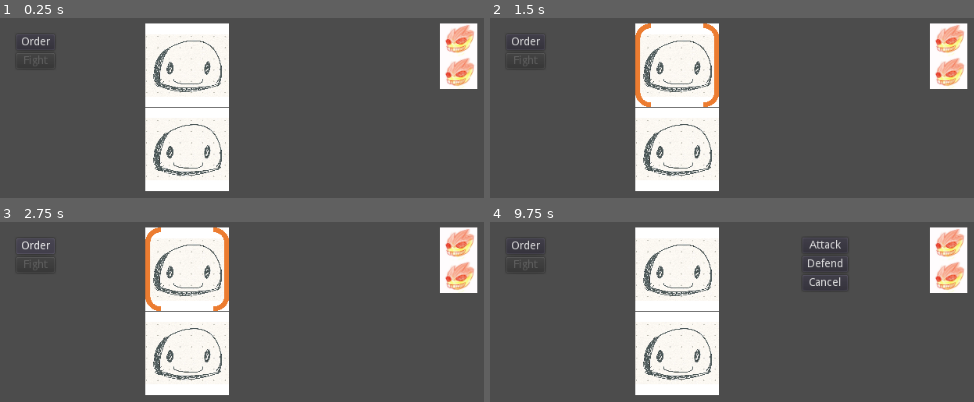
Above: before the commit, frames 1-4 (two rows, left to right).
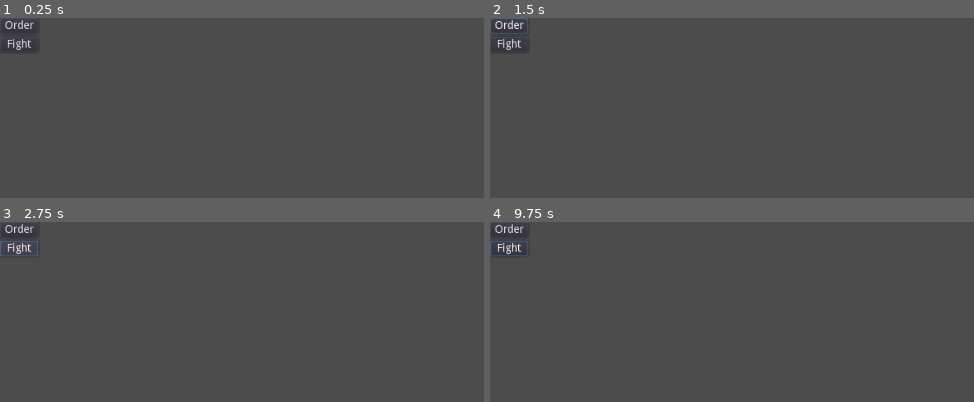
Above: after the commit, the same moments.

Repository: tangweejieleslie/phoenix_journey
Game: Godot game, scene res://BattleManager.tscn
Same seed, same stepped clock (60 frames per second), same inputs: the game is played once before the commit and once after it. Before the commit the project starts from res://Battle_v2/1_BattleManager.tscn.
Inputs (mouse positions are in pixels of both pictures, inside the frame that each line leads up to):
- Up to frame 1 (0.25 s): no input
- Up to frame 2 (1.5 s): click "Order" at 0.5 s; click (678, 64) at 1.27 s
- Up to frame 3 (2.75 s): click (19, 249) at 2 s, where only the run after the commit has a clickable "Fight"
- Up to frame 4 (9.75 s): click (678, 353) at 2.77 s; click "Order" at 3.5 s; click (678, 268) at 4.27 s; click (509, 249) at 5 s, where only the run after the commit has a clickable "Fight"; click (678, 353) at 5.77 s; click "Order" at 6.5 s; click (678, 268) at 7.27 s; click (509, 249) at 8 s, where only the run after the commit has a clickable "Fight"; click (678, 353) at 8.77 s; tap Enter at 9.5 s

The runs differ from the first frame. In frame 1, 19% of the frame differs, in the area x 0-99%, y 1-97%; in frame 2, 19%; in frame 3, 19%; in frame 4, 20%.

Commit message:
setup actions signal and connect to battle manager

Diff:
--- a/Godot Working Folder/Battle_v2/2b_SkillSelection.gd
+++ b/Godot Working Folder/ActionsLayout.gd
@@ -8,18 +8,21 @@
 
 # Called when the node enters the scene tree for the first time.
 func _ready():
-	AddSkill("Attack")
-	AddSkill("Defend")
-	AddSkill("Cancel")
 	pass # Replace with function body.
 
-
-func AddSkill(skillname):
-	var SkillButton = preload("res://Battle_v2/2b_a_SkillButton.tscn")
-	var s = SkillButton.instance()
-	s.text = skillname
-	add_child(s)
 
 # Called every frame. 'delta' is the elapsed time since the previous frame.
 #func _process(delta):
 #	pass
+
+signal InvokeOrder
+
+func _on_OrderButton_pressed():
+	emit_signal("InvokeOrder")
+	pass # Replace with function body.
+
+signal InvokeFight
+
+func _on_FightButton_pressed():
+	emit_signal("InvokeFight")
+	pass # Replace with function body.
--- /dev/null
+++ b/Godot Working Folder/ActionsLayout.tscn
@@ -0,0 +1,25 @@
+[gd_scene load_steps=2 format=2]
+
+[ext_resource path="res://ActionsLayout.gd" type="Script" id=1]
+
+[node name="ActionsLayout" type="GridContainer"]
+margin_right = 40.0
+margin_bottom = 40.0
+script = ExtResource( 1 )
+__meta__ = {
+"_edit_use_anchors_": false
+}
+
+[node name="OrderButton" type="Button" parent="."]
+margin_right = 49.0
+margin_bottom = 20.0
+text = "Order"
+
+[node name="FightButton" type="Button" parent="."]
+margin_top = 24.0
+margin_right = 49.0
+margin_bottom = 44.0
+text = "Fight"
+
+[connection signal="pressed" from="OrderButton" to="." method="_on_OrderButton_pressed"]
+[connection signal="pressed" from="FightButton" to="." method="_on_FightButton_pressed"]
--- a/Godot Working Folder/Battle/1_LandingScreen.gd
+++ /dev/null
@@ -1,38 +0,0 @@
-extends Node2D
-
-class_name LandingScreen
-# Declare member variables here. Examples:
-# var a = 2
-# var b = "text"
-
-
-# Called when the node enters the scene tree for the first time.
-func _ready():
-	$Ally.DisableAll()
-	InitSkills()
-	pass # Replace with function body.
-
-func DisableAll():
-	print($Ally.get_children())
-
-
-func InitAllies():
-	pass
-
-# Called every frame. 'delta' is the elapsed time since the previous frame.
-#func _process(delta):
-#	pass
-func InitSkills():
-	for child in $Ally.get_node("GridContainer").get_children():
-		print(child)
-
-
-func _on_Order_pressed():
-	$Ally.EnableAll()
-	$Ally.FocusFirstUnit()
-	pass # Replace with function body.
-
-
-func handleSkillSelection(skill, target):
-	print("this is in Landing Screen")
-	print(skill, target)
--- a/Godot Working Folder/Battle/1_LandingScreen.tscn
+++ /dev/null
@@ -1,36 +0,0 @@
-[gd_scene load_steps=3 format=2]
-
-[ext_resource path="res://Battle/2_TargetSelectionScene.tscn" type="PackedScene" id=1]
-[ext_resource path="res://Battle/1_LandingScreen.gd" type="Script" id=2]
-
-[node name="BattleScene" type="Node2D"]
-script = ExtResource( 2 )
-
-[node name="Order" type="Button" parent="."]
-margin_left = 32.6838
-margin_top = 22.7043
-margin_right = 180.684
-margin_bottom = 67.7043
-text = "Order"
-__meta__ = {
-"_edit_use_anchors_": false
-}
-
-[node name="Fight" type="Button" parent="."]
-margin_left = 32.6838
-margin_top = 88.7755
-margin_right = 180.684
-margin_bottom = 133.775
-disabled = true
-text = "Fight"
-__meta__ = {
-"_edit_use_anchors_": false
-}
-
-[node name="Ally" parent="." instance=ExtResource( 1 )]
-position = Vector2( 240.688, 22.653 )
-
-[node name="Enemy" parent="." instance=ExtResource( 1 )]
-position = Vector2( 765.482, 22.653 )
-
-[connection signal="pressed" from="Order" to="." method="_on_Order_pressed"]
--- a/Godot Working Folder/Battle/2_TargetSelectionScene.gd
+++ /dev/null
@@ -1,34 +0,0 @@
-extends Node2D
-
-# Called when the node enters the scene tree for the first time.
-func _ready():
-	# FocusFirstUnit()
-	pass # Replace with function body.
-
-func initUnits(Units):
-	var UnitScene = preload("res://Battle/Unit_Placeholder.tscn")
-
-	for unit in Units:
-		var UnitPlaceholder = UnitScene.instance()
-		# UnitScene.text = skill
-		# $GridContainer.add_child(SkillPlaceholder)
-		# var LandingScreen = get_tree().get_root()
-		# SkillPlaceholder.connect("SkillSelected", LandingScreen, "handleSkillSelection", [skill, "test"])
-
-
-func DisableAll():
-	for child in $GridContainer.get_children():
-		child.get_node("TextureButton").disabled = true
-		child.get_node("TextureButton").focus_mode =Control.FOCUS_NONE
-
-func EnableAll():
-	for child in $GridContainer.get_children():
-		child.get_node("TextureButton").disabled = false
-		child.get_node("TextureButton").focus_mode =Control.FOCUS_ALL
-
-func FocusFirstUnit():
-	$GridContainer/UnitPlaceholder/TextureButton.grab_focus()
-
-# Called every frame. 'delta' is the elapsed time since the previous frame.
-#func _process(delta):
-#	pass
--- a/Godot Working Folder/Battle/2_TargetSelectionScene.tscn
+++ /dev/null
@@ -1,13 +0,0 @@
-[gd_scene load_steps=2 format=2]
-
-[ext_resource path="res://Battle/2_TargetSelectionScene.gd" type="Script" id=3]
-
-[node name="TargetSelectionScene" type="Node2D"]
-script = ExtResource( 3 )
-
-[node name="GridContainer" type="GridContainer" parent="."]
-margin_right = 172.0
-margin_bottom = 447.0
-__meta__ = {
-"_edit_use_anchors_": false
-}
--- a/Godot Working Folder/Battle/3_SkillSelectionScene.gd
+++ /dev/null
@@ -1,28 +0,0 @@
-extends Node2D
-
-
-# Declare member variables here. Examples:
-# var a = 2
-# var b = "text"
-
-# Called when the node enters the scene tree for the first time.
-func _ready():
-	# var Skills = ["Attack", "Defend", "Blaze Ball", "Heal"]
-	# InitSkills(Skills)
-	pass # Replace with function body.
-
-# Signal selected skill, emit to landing screen. landing screen will trigger target selection, based on whether skill targets ally or enemy
-# signal SkillSelected(name, target)
-
-func InitSkills(Skills, initScene):
-	var SkillScene = preload("res://Battle/Skill_Placeholder.tscn")
-
-	for skill in Skills:
-		var SkillPlaceholder = SkillScene.instance()
-		SkillPlaceholder.text = skill
-		$GridContainer.add_child(SkillPlaceholder)
-		var LandingScreen = get_tree().get_root()
-		SkillPlaceholder.connect("SkillSelected", LandingScreen, "handleSkillSelection", [skill, "test"])
-# Called every frame. 'delta' is the elapsed time since the previous frame.
-#func _process(delta):
-#	pass
--- a/Godot Working Folder/Battle/3_SkillSelectionScene.tscn
+++ /dev/null
@@ -1,14 +0,0 @@
-[gd_scene load_steps=2 format=2]
-
-[ext_resource path="res://Battle/3_SkillSelectionScene.gd" type="Script" id=2]
-
-[node name="SkillSelection" type="Node2D"]
-script = ExtResource( 2 )
-
-[node name="GridContainer" type="GridContainer" parent="."]
-margin_right = 312.0
-margin_bottom = 164.0
-size_flags_vertical = 3
-__meta__ = {
-"_edit_use_anchors_": false
-}
--- a/Godot Working Folder/Battle/Skill_Placeholder.gd
+++ /dev/null
@@ -1,25 +0,0 @@
-extends Button
-
-
-# Declare member variables here. Examples:
-# var a = 2
-# var b = "text"
-
-
-# Called when the node enters the scene tree for the first time.
-func _ready():
-	pass # Replace with function body.
-
-
-# Called every frame. 'delta' is the elapsed time since the previous frame.
-#func _process(delta):
-#	pass
-
-signal SkillSelected(name, target)
-
-func _on_Skill_Placeholder_pressed():
-	print("Skill selected")
-	var skillname = self.text
-	var target = "enemy"
-	emit_signal("SkillSelected")
-	pass # Replace with function body.
--- a/Godot Working Folder/Battle/Skill_Placeholder.tscn
+++ /dev/null
@@ -1,14 +0,0 @@
-[gd_scene load_steps=2 format=2]
-
-[ext_resource path="res://Battle/Skill_Placeholder.gd" type="Script" id=1]
-
-[node name="Skill_Placeholder" type="Button"]
-margin_right = 312.0
-margin_bottom = 20.0
-text = "Skill Name ABC"
-script = ExtResource( 1 )
-__meta__ = {
-"_edit_use_anchors_": false
-}
-
-[connection signal="pressed" from="." to="." method="_on_Skill_Placeholder_pressed"]
--- a/Godot Working Folder/Battle/Unit_Placeholder.gd
+++ /dev/null
@@ -1,14 +0,0 @@
-extends ColorRect
-
-# Called when the node enters the scene tree for the first time.
-func _ready():
-	LoadUnitData()
-	pass # Replace with function body.
-
-func LoadUnitData():
-	var image = load("res://Battle/sample_resources/monster_design_1.png")
-	$TextureButton.texture_normal = image
-
-func _on_TextureButton_pressed():
-	$SkillSelection.visible = true
-	pass # Replace with function body.
--- a/Godot Working Folder/Battle/Unit_Placeholder.tscn
+++ /dev/null
@@ -1,31 +0,0 @@
-[gd_scene load_steps=4 format=2]
-
-[ext_resource path="res://Battle/sample_resources/selected_border_thicker.png" type="Texture" id=1]
-[ext_resource path="res://Battle/3_SkillSelectionScene.tscn" type="PackedScene" id=2]
-[ext_resource path="res://Battle/Unit_Placeholder.gd" type="Script" id=3]
-
-[node name="UnitPlaceholder" type="ColorRect"]
-margin_right = 100.0
-margin_bottom = 100.0
-rect_min_size = Vector2( 100, 100 )
-size_flags_horizontal = 0
-size_flags_vertical = 0
-script = ExtResource( 3 )
-__meta__ = {
-"_edit_use_anchors_": false
-}
-
-[node name="TextureButton" type="TextureButton" parent="."]
-margin_right = 2148.0
-margin_bottom = 2148.0
-rect_scale = Vector2( 0.045, 0.045 )
-texture_focused = ExtResource( 1 )
-__meta__ = {
-"_edit_use_anchors_": false
-}
-
-[node name="SkillSelection" parent="." instance=ExtResource( 2 )]
-visible = false
-position = Vector2( 117.468, 3.1748 )
-
-[connection signal="pressed" from="TextureButton" to="." method="_on_TextureButton_pressed"]
--- /dev/null
+++ b/Godot Working Folder/BattleManager.gd
@@ -0,0 +1,32 @@
+extends Node2D
+
+# Listen to signal
+func Listen():
+	pass
+
+# Send Signal
+func Send():
+	pass
+
+
+# Called when the node enters the scene tree for the first time.
+func _ready():
+	ConnectActionSignals($ActionsLayout)
+	pass # Replace with function body.
+
+# This will lead to tightly coupled code. Need to refactor later
+func ConnectActionSignals(ActionsNode):
+	ActionsNode.connect("InvokeOrder", self, "HandleOrder")
+	ActionsNode.connect("InvokeFight", self, "HandleFight")
+
+func HandleOrder():
+	print("Order Phase")
+	pass
+
+func HandleFight():
+	print("Fight Phase")
+	pass
+
+# Called every frame. 'delta' is the elapsed time since the previous frame.
+#func _process(delta):
+#	pass
--- /dev/null
+++ b/Godot Working Folder/BattleManager.tscn
@@ -0,0 +1,9 @@
+[gd_scene load_steps=3 format=2]
+
+[ext_resource path="res://BattleManager.gd" type="Script" id=1]
+[ext_resource path="res://ActionsLayout.tscn" type="PackedScene" id=2]
+
+[node name="BattleManager" type="Node2D"]
+script = ExtResource( 1 )
+
+[node name="ActionsLayout" parent="." instance=ExtResource( 2 )]
--- a/Godot Working Folder/Battle_v2/1_BattleManager.gd
+++ /dev/null
@@ -1,110 +0,0 @@
-extends Node2D
-
-var LineCount = 0
-
-var SkillSelectionPanelId
-# Called when the node enters the scene tree for the first time.
-func _ready():
-	DisableAll($Allies)
-	DisableAll($Enemies)
-	HookSignalToAllies()
-	HookSignalToEnemies()
-	UpdateEnemies()
-
-func _process(delta):
-	if LineCount == 2:
-		$ActionMenu/Fight.disabled = false
-		#print("Enabled Fight")
-
-func UpdateEnemies():
-	for unit in $Enemies.get_children():
-		unit.UpdateTexture("res://enemy_01.JPG")
-
-func DisableAll(target):
-	for child in target.get_children():
-		child.disabled = true
-		child.focus_mode =Control.FOCUS_NONE
-
-func EnableAll(target):
-	for child in target.get_children():
-		child.disabled = false
-		child.focus_mode =Control.FOCUS_ALL
-
-func FocusFirstUnit(target):
-	target.get_node("Unit").grab_focus()
-
-func HookSignalToAllies():
-	for unit in $Allies.get_children():
-		unit.connect("Signal_SelectUnit", self, "UnitSelected")
-
-func HookSignalToEnemies():
-	for unit in $Enemies.get_children():
-		unit.connect("Signal_SelectUnit", self, "EnemySelected")
-
-func _on_Order_pressed():
-	EnableAll($Allies)
-	FocusFirstUnit($Allies)
-	pass # Replace with function body.
-
-
-
-func InstantiateSkillSelection():
-	var SkillPanel = preload("res://Battle_v2/2b_SkillSelection.tscn")
-	var s = SkillPanel.instance()
-	s.set_position(Vector2(400,20))
-	add_child(s)
-	SkillSelectionPanelId = s.get_instance_id()
-
-	for skill in s.get_children():
-		print(skill)
-		skill.connect("Signal_SelectSkill", self, "SkillSelected")
-
-func SkillSelected():
-	print("Skill is selected. Manager")
-	instance_from_id(SkillSelectionPanelId).queue_free()
-	TargetEnemies()
-
-func TargetEnemies():
-	EnableAll($Enemies)
-	FocusFirstUnit($Enemies)
-	pass
-
-func TargetAllies():
-	EnableAll($Allies)
-	FocusFirstUnit($Allies)
-	pass
-
-var start_id
-var end_id
-
-func UnitSelected(position):
-	print("Unit selected", position)
-	if start_id == null:
-		start_id = position
-	else:
-		if end_id == null:
-			end_id = position
-			DrawTargetLine()
-
-	DisableAll($Allies)
-	#TODO: need to enable after target selection
-	InstantiateSkillSelection()
-
-func EnemySelected(position):
-	if end_id == null:
-		end_id = position
-		DrawTargetLine()
-
-func DrawTargetLine():
-	print("drawing line")
-	print(start_id, "->", end_id)
-
-	var newLine = Line2D.new()
-	add_child(newLine)
-	newLine.add_point(start_id)
-	newLine.add_point(end_id)
-	LineCount += 1
-
-	print(LineCount)
-	start_id = null
-	end_id = null
--- a/Godot Working Folder/Battle_v2/1_BattleManager.tscn
+++ /dev/null
@@ -1,42 +0,0 @@
-[gd_scene load_steps=3 format=2]
-
-[ext_resource path="res://Battle_v2/2a_TargetSelection.tscn" type="PackedScene" id=1]
-[ext_resource path="res://Battle_v2/1_BattleManager.gd" type="Script" id=2]
-
-[node name="BattleManager" type="Node2D"]
-script = ExtResource( 2 )
-
-[node name="ActionMenu" type="GridContainer" parent="."]
-margin_left = 21.3816
-margin_top = 21.3816
-margin_right = 70.3816
-margin_bottom = 65.3816
-__meta__ = {
-"_edit_use_anchors_": false
-}
-
-[node name="Order" type="Button" parent="ActionMenu"]
-margin_right = 49.0
-margin_bottom = 20.0
-text = "Order"
-
-[node name="Fight" type="Button" parent="ActionMenu"]
-margin_top = 24.0
-margin_right = 49.0
-margin_bottom = 44.0
-disabled = true
-text = "Fight"
-
-[node name="Allies" parent="." instance=ExtResource( 1 )]
-margin_left = 186.0
-margin_top = 7.0
-margin_right = 2334.0
-margin_bottom = 2155.0
-
-[node name="Enemies" parent="." instance=ExtResource( 1 )]
-margin_left = 563.0
-margin_top = 7.0
-margin_right = 2711.0
-margin_bottom = 2155.0
-
-[connection signal="pressed" from="ActionMenu/Order" to="." method="_on_Order_pressed"]
--- a/Godot Working Folder/Battle_v2/2a_TargetSelection.gd
+++ /dev/null
@@ -1,16 +0,0 @@
-extends GridContainer
-
-# Called when the node enters the scene tree for the first time.
-func _ready():
-	AddUnit()
-	AddUnit()
-	pass # Replace with function body.
-
-func AddUnit():
-	var UnitBase = preload("res://Battle_v2/2a_a_UnitBase.tscn")
-	var u = UnitBase.instance()
-	add_child(u)
-
-
-func AddEnemy():
-	pass
--- a/Godot Working Folder/Battle_v2/2a_TargetSelection.tscn
+++ /dev/null
@@ -1,12 +0,0 @@
-[gd_scene load_steps=2 format=2]
-
-[ext_resource path="res://Battle_v2/2a_TargetSelection.gd" type="Script" id=1]
-
-[node name="TargetSelection" type="GridContainer"]
-margin_right = 40.0
-margin_bottom = 40.0
-rect_scale = Vector2( 0.05, 0.05 )
-script = ExtResource( 1 )
-__meta__ = {
-"_edit_use_anchors_": false
-}
--- a/Godot Working Folder/Battle_v2/2a_a_UnitBase.gd
+++ /dev/null
@@ -1,35 +0,0 @@
-extends TextureButton
-
-
-# Declare member variables here. Examples:
-# var a = 2
-# var b = "text"
-
-
-# Called when the node enters the scene tree for the first time.
-func _ready():
-	# UpdateTexture("res://enemy_01.JPG")
-	pass # Replace with function body.
-
-# Things such as unit skills, stats, etc
-func InstantiateUnit():
-	pass
-
-func UpdateTexture(path):
-	var texture = ImageTexture.new()
-	var image = Image.new()
-	image.load("res://enemy_01.JPG")
-	texture.create_from_image(image)
-	self.texture_normal = texture
-
-signal Signal_SelectUnit(position)
-
-# There are different type of unit press. Unit press could be start or end.
-
-func _on_Unit_pressed():
-	print("Selected. Trigger Skills Selection")
-	print(self.rect_global_position)
-
-	var position = $Center.rect_global_position # self.rect_global_position
-	emit_signal("Signal_SelectUnit", position )
-	pass # Replace with function body.
--- a/Godot Working Folder/Battle_v2/2a_a_UnitBase.tscn
+++ /dev/null
@@ -1,32 +0,0 @@
-[gd_scene load_steps=4 format=2]
-
-[ext_resource path="res://Battle/sample_resources/monster_design_1.png" type="Texture" id=1]
-[ext_resource path="res://Battle/sample_resources/selected_border_thicker.png" type="Texture" id=2]
-[ext_resource path="res://Battle_v2/2a_a_UnitBase.gd" type="Script" id=3]
-
-[node name="Unit" type="TextureButton"]
-margin_right = 2148.0
-margin_bottom = 2148.0
-size_flags_horizontal = 0
-size_flags_vertical = 0
-texture_normal = ExtResource( 1 )
-texture_focused = ExtResource( 2 )
-script = ExtResource( 3 )
-__meta__ = {
-"_edit_use_anchors_": false
-}
-
-[node name="Center" type="Control" parent="."]
-anchor_left = 0.5
-anchor_top = 0.5
-anchor_right = 0.5
-anchor_bottom = 0.5
-margin_left = -20.0
-margin_top = -20.0
-margin_right = 20.0
-margin_bottom = 20.0
-__meta__ = {
-"_edit_use_anchors_": false
-}
-
-[connection signal="pressed" from="." to="." method="_on_Unit_pressed"]
--- a/Godot Working Folder/Battle_v2/2b_SkillSelection.tscn
+++ /dev/null
@@ -1,11 +0,0 @@
-[gd_scene load_steps=2 format=2]
-
-[ext_resource path="res://Battle_v2/2b_SkillSelection.gd" type="Script" id=1]
-
-[node name="SkillSelection" type="GridContainer"]
-margin_right = 40.0
-margin_bottom = 40.0
-script = ExtResource( 1 )
-__meta__ = {
-"_edit_use_anchors_": false
-}
--- a/Godot Working Folder/Battle_v2/2b_a_SkillButton.gd
+++ /dev/null
@@ -1,12 +0,0 @@
-extends Button
-
-# Called when the node enters the scene tree for the first time.
-func _ready():
-	pass # Replace with function body.
-
-signal Signal_SelectSkill
-
-func _on_Skill_pressed():
-	print("SkillSelected")
-
-	emit_signal("Signal_SelectSkill")
--- a/Godot Working Folder/Battle_v2/2b_a_SkillButton.tscn
+++ /dev/null
@@ -1,13 +0,0 @@
-[gd_scene load_steps=2 format=2]
-
-[ext_resource path="res://Battle_v2/2b_a_SkillButton.gd" type="Script" id=1]
-
-[node name="Skill" type="Button"]
-margin_right = 12.0
-margin_bottom = 20.0
-script = ExtResource( 1 )
-__meta__ = {
-"_edit_use_anchors_": false
-}
-
-[connection signal="pressed" from="." to="." method="_on_Skill_pressed"]
--- a/Godot Working Folder/default_env.tres
+++ /dev/null
@@ -1,7 +0,0 @@
-[gd_resource type="Environment" load_steps=2 format=2]
-
-[sub_resource type="ProceduralSky" id=1]
-
-[resource]
-background_mode = 2
-background_sky = SubResource( 1 )
--- a/Godot Working Folder/project.godot
+++ b/Godot Working Folder/project.godot
@@ -8,26 +8,11 @@
 
 config_version=4
 
-_global_script_classes=[ {
-"base": "Node2D",
-"class": "LandingScreen",
-"language": "GDScript",
-"path": "res://Battle/1_LandingScreen.gd"
-} ]
-_global_script_class_icons={
-"LandingScreen": ""
-}
-
 [application]
 
 config/name="C:\\Users\\65909\\Documents\\Github\\phoenix_journey"
-run/main_scene="res://Battle_v2/1_BattleManager.tscn"
-config/icon="res://icon.png"
+run/main_scene="res://BattleManager.tscn"
 
 [physics]
 
 common/enable_pause_aware_picking=true
-
-[rendering]
-
-environment/default_environment="res://default_env.tres"
Binary file removed: Godot Working Folder/Battle/sample_resources/monster_design_1.png
Not shown, removed: Godot Working Folder/Battle/sample_resources/monster_design_1.png.import
Binary file removed: Godot Working Folder/Battle/sample_resources/selected_border.png
Not shown, removed: Godot Working Folder/Battle/sample_resources/selected_border.png.import
Binary file removed: Godot Working Folder/Battle/sample_resources/selected_border_thicker.png
Not shown, removed: Godot Working Folder/Battle/sample_resources/selected_border_thicker.png.import
Binary file removed: Godot Working Folder/enemy_01.JPG
Not shown, removed: Godot Working Folder/enemy_01.JPG.import
Binary file removed: Godot Working Folder/icon.png
Not shown, removed: Godot Working Folder/icon.png.import
